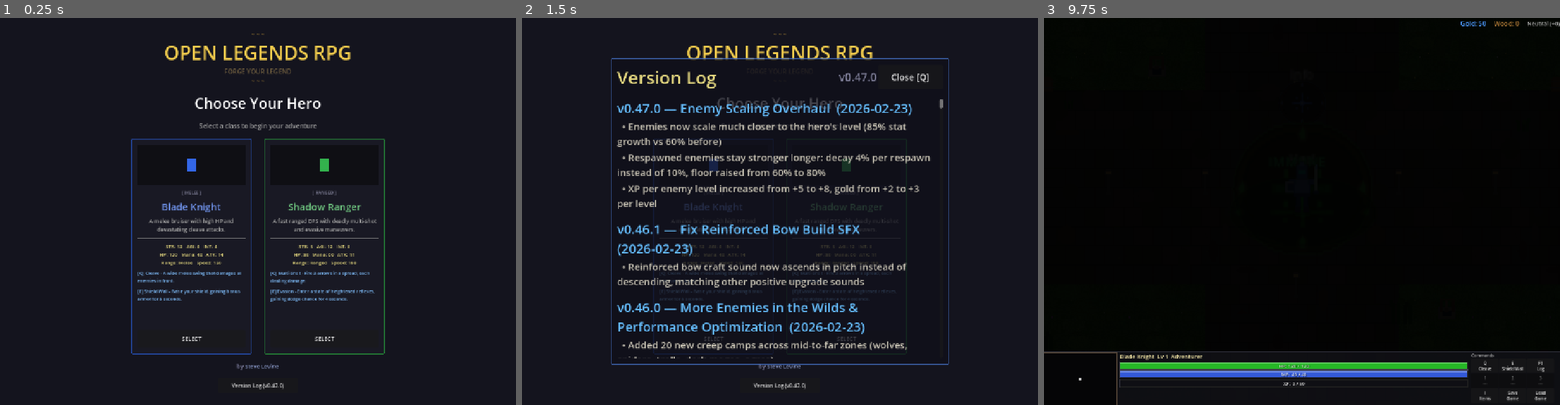
Above: before the commit, frames 1-3 (left to right).
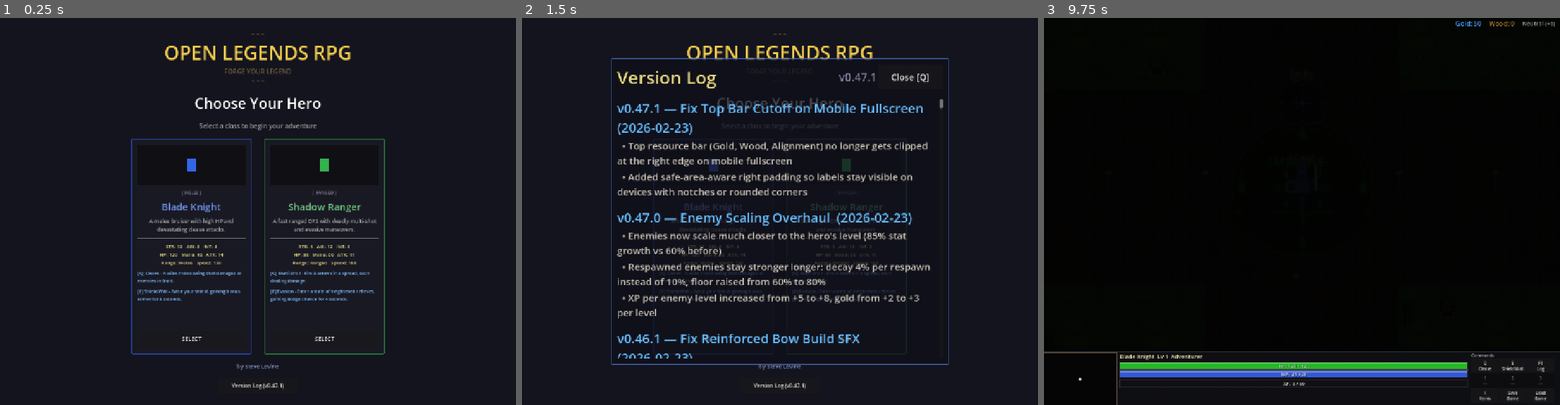
Above: after the commit, the same moments.

Repository: slxny/legends-open-rpg
Game: Godot game, scene res://scenes/main.tscn
Same seed, same stepped clock (60 frames per second), same inputs: the game is played once before the commit and once after it.
Inputs (mouse positions are in pixels of both pictures, inside the frame that each line leads up to):
- Up to frame 1 (0.25 s): no input
- Up to frame 2 (1.5 s): click "Version Log (v0.47.0)" (after the commit: "Version Log (v0.47.1)") at 0.5 s; click "SELECT" at 1.25 s
- Up to frame 3 (9.75 s): click "SELECT" at 2 s; tap Enter at 2.75, 4.25, 5.75 s; move the mouse to (1415, 192) at 2.77 s; hold D (move_right) 2.78-3.5 s; hold Q (ability_1) 2.78-3.5 s; click (1415, 192) at 2.92 s; tap Space (attack) at 3.5, 6.5 s; drag from (1198, 230) to (1276, 288) at 3.52 s; move the mouse to (1353, 126) at 4.27 s; hold D (move_right) 4.28-5 s; hold Space (attack) 4.28-5 s; drag from (1276, 288) to (1147, 153) at 5.02 s; move the mouse to (1456, 269) at 5.77 s; hold A (move_left) 5.78-6.5 s; tap 1 at 5.85 s; drag from (1147, 153) to (1224, 114) at 6.52 s; move the mouse to (1327, 211) at 7.27 s; hold S (move_down) 7.28-8 s; tap 3 at 7.35 s; click (1327, 211) at 7.42 s; drag from (1224, 114) to (1198, 230) at 8.02 s; move the mouse to (1415, 192) at 8.77 s; hold W (move_up) 8.78-9.5 s; hold Q (ability_1) 8.78-9.5 s; drag from (1198, 230) to (1276, 288) at 9.52 s

The runs differ from the first frame. In frame 1, less than 0.1% of the frame differs, in the area x 54-55%, y 94-96%; in frame 2, 11%, in the area x 18-80%, y 14-96%; in frame 3, 0.2%.

Commit message:
Fix top resource bar getting cut off on mobile fullscreen
The TopBar HBoxContainer stretched to anchor_right=1.0 with no right
offset, pushing the Alignment label flush against the screen edge.
On mobile fullscreen (especially with notches/rounded corners), the
rightmost text like "Neutral (+0)" was clipped.

- Added offset_right=-12 to the TopBar in the scene as a baseline
- Mobile layout now uses DisplayServer.get_display_safe_area() to
  compute a right padding (min 16px), keeping labels visible on all
  devices regardless of safe area insets

https://claude.ai/code/session_01L3b9EJLMRKJDXXWSLJCZYh

Diff:
--- a/scenes/ui/changelog_dialog.gd
+++ b/scenes/ui/changelog_dialog.gd
@@ -9,9 +9,18 @@
 var _is_visible: bool = false
 var _is_mobile: bool = false
 
-const GAME_VERSION := "v0.47.0"
+const GAME_VERSION := "v0.47.1"
 
 const CHANGELOG: Array[Dictionary] = [
+	{
+		"version": "v0.47.1",
+		"title": "Fix Top Bar Cutoff on Mobile Fullscreen",
+		"date": "2026-02-23",
+		"entries": [
+			"Top resource bar (Gold, Wood, Alignment) no longer gets clipped at the right edge on mobile fullscreen",
+			"Added safe-area-aware right padding so labels stay visible on devices with notches or rounded corners",
+		]
+	},
 	{
 		"version": "v0.47.0",
 		"title": "Enemy Scaling Overhaul",
--- a/scenes/ui/hud.gd
+++ b/scenes/ui/hud.gd
@@ -78,14 +78,18 @@
 	var vp_size = get_viewport().get_visible_rect().size
 	var is_landscape = vp_size.x > vp_size.y
 
-	# ── Top bar: scale font sizes for readability ──
+	# ── Top bar: scale font sizes for readability & keep off screen edges ──
+	var safe_right = DisplayServer.get_display_safe_area().position.x
+	var right_pad = max(16, safe_right)
 	if is_landscape:
 		top_bar.offset_bottom = 18
+		top_bar.offset_right = -right_pad
 		gold_label.add_theme_font_size_override("font_size", 10)
 		wood_label.add_theme_font_size_override("font_size", 10)
 		alignment_label.add_theme_font_size_override("font_size", 9)
 	else:
 		top_bar.offset_bottom = 72
+		top_bar.offset_right = -right_pad
 		gold_label.add_theme_font_size_override("font_size", 44)
 		wood_label.add_theme_font_size_override("font_size", 44)
 		alignment_label.add_theme_font_size_override("font_size", 38)
--- a/scenes/ui/hud.tscn
+++ b/scenes/ui/hud.tscn
@@ -17,6 +17,7 @@
 anchors_preset = 10
 anchor_right = 1.0
 offset_bottom = 28.0
+offset_right = -12.0
 grow_horizontal = 2
 theme_override_constants/separation = 20
 
